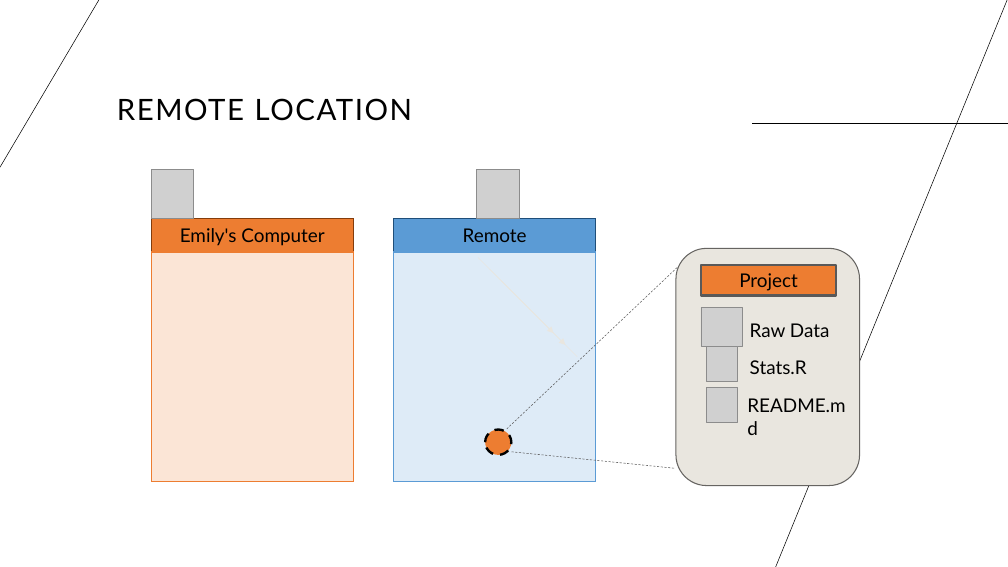
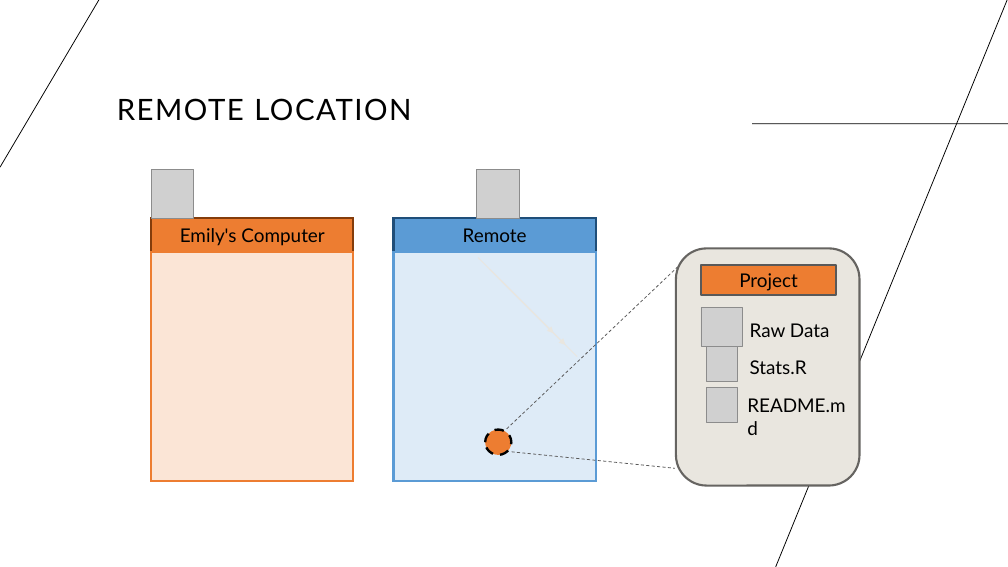
Before and after one commit to cassandra-hui/GitHub-Workshop, a slide deck: slide 8 of Day_1.pptx. Drawn at 1008x567 pixels with LibreOffice and Linux fonts; fonts in the diff are those of the drawing; grey boxes stand for pictures. Boxes give left, top, right and bottom in pixels: in the first picture for what was removed or moved away, otherwise in the second. Text is boxed around its words. In the diff, an @@ line names an element or a change of style, - is before the commit and + after.

```diff
--- a/Day_1.pptx
+++ b/Day_1.pptx
@@ line (0, 167) - (100, 0): stroke #000000 0.5 pt to #000000 0.75 pt @@
@@ line (1008, 0) - (776, 567): stroke #000000 0.5 pt to #000000 0.75 pt @@
@@ line (752, 124) - (1008, 124): stroke #000000 0.5 pt to #000000 0.75 pt @@
@@ rectangle "Emily's Computer" at box(151, 219, 353, 252): outline #843C0B 1 pt to #843C0B 2 pt @@
@@ rectangle at box(394, 252, 596, 481): outline #5B9BD5 1 pt to #5B9BD5 2 pt @@
@@ line removed from (507, 429) to (678, 267) @@
@@ freeform shape added at box(507, 267, 678, 429), outline #595959 0.75 pt dashed @@
@@ rounded rectangle at box(676, 249, 860, 486): outline #666562 1 pt to #666461 2 pt; proportions changed @@
@@ line removed from (512, 452) to (675, 468) @@
@@ freeform shape added at box(512, 452, 675, 469), outline #595959 0.75 pt dashed @@
```
Also in this commit, not shown: 20 other slides changed, 1 other file.
